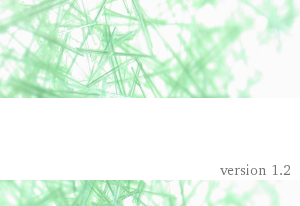
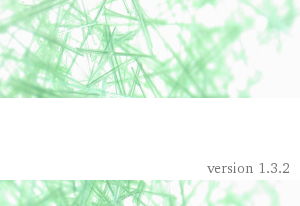
Revision of a layered w=300, h=206 image; what changed, layer by layer:
renamed "version 1.2" to "version 1.3.2", painted on it over [207, 162, 290, 175]
